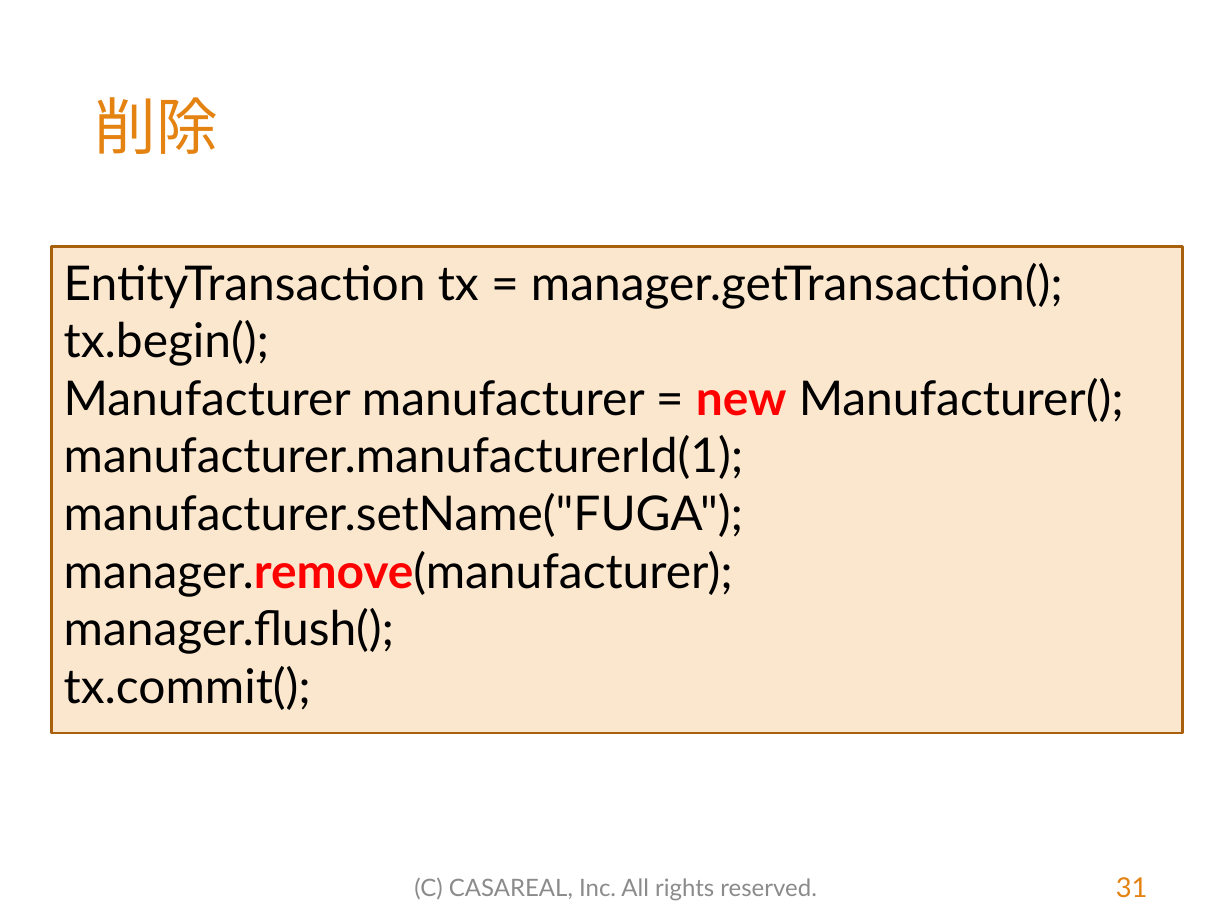
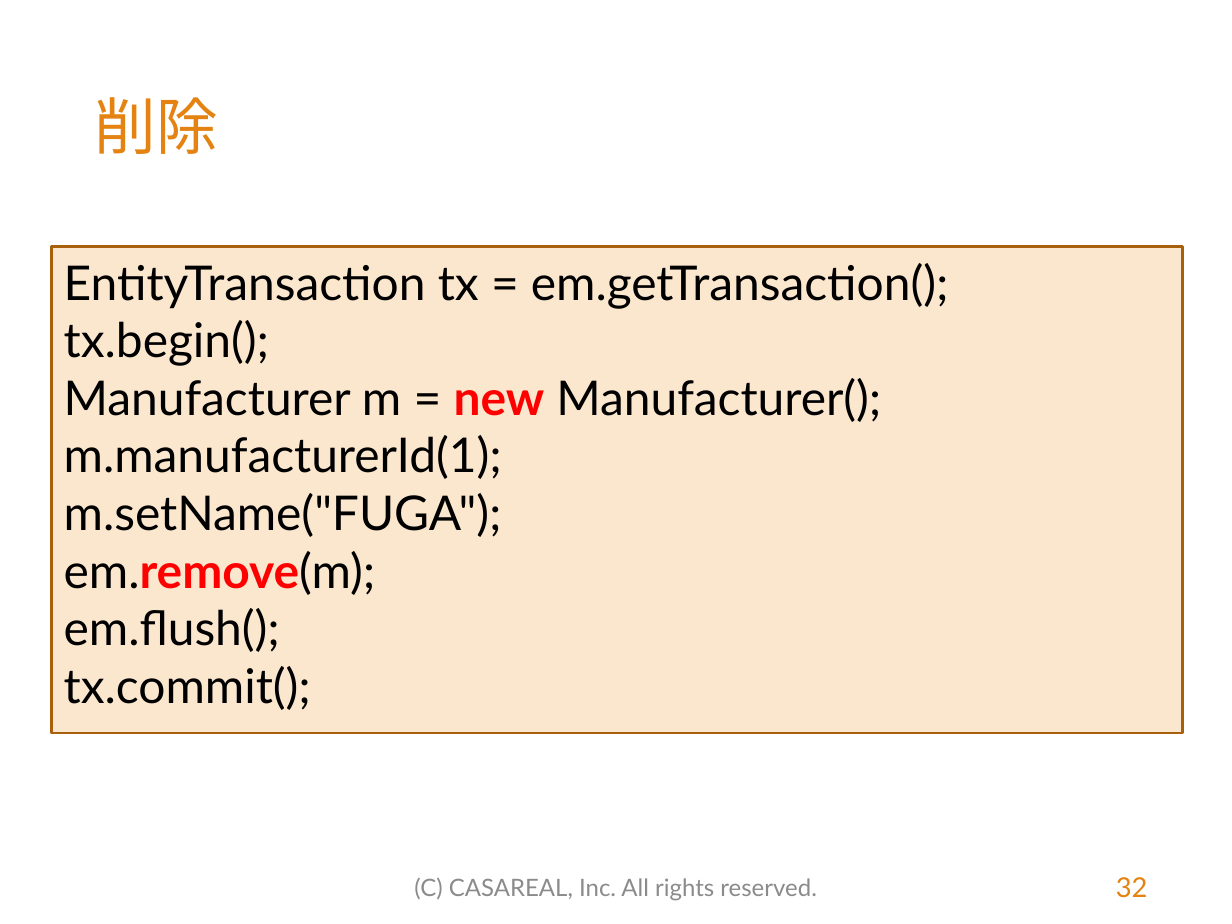
Before and after one commit to MasatoshiTada/hamaru-jpa-light, a slide deck: slide 32 of src/main/resources/はまる！JPA（初学者向けライト版）.pptx (slide 31 before the commit). Drawn at 1232x924 pixels with LibreOffice and Linux fonts; fonts in the diff are those of the drawing; background and template pictures are left out. Boxes give left, top, right and bottom in pixels: in the first picture for what was removed or moved away, otherwise in the second. Text is boxed around its words. In the diff, an @@ line names an element or a change of style, - is before the commit and + after.

```diff
--- a/src/main/resources/はまる！JPA（初学者向けライト版）.pptx
+++ b/src/main/resources/はまる！JPA（初学者向けライト版）.pptx
@@ text in rectangle at [64, 263, 949, 309]: text changed @@
-EntityTransaction tx = manager.getTransaction();
+EntityTransaction tx = em.getTransaction();
@@ text in rectangle at [64, 378, 881, 652]: text changed @@
-Manufacturer manufacturer = new Manufacturer();
-manufacturer.manufacturerId(1);
-manufacturer.setName("FUGA");
-manager.remove(manufacturer);
-manager.flush();
+Manufacturer m = new Manufacturer();
+m.manufacturerId(1);
+m.setName("FUGA");
+em.remove(m);
+em.flush();
@@ page number at [1116, 877, 1148, 898]: text changed @@
-31
+32
```
Also in this commit, not shown: 43 other slides changed, 13 slides added, 1 slide removed, 13 other files.
